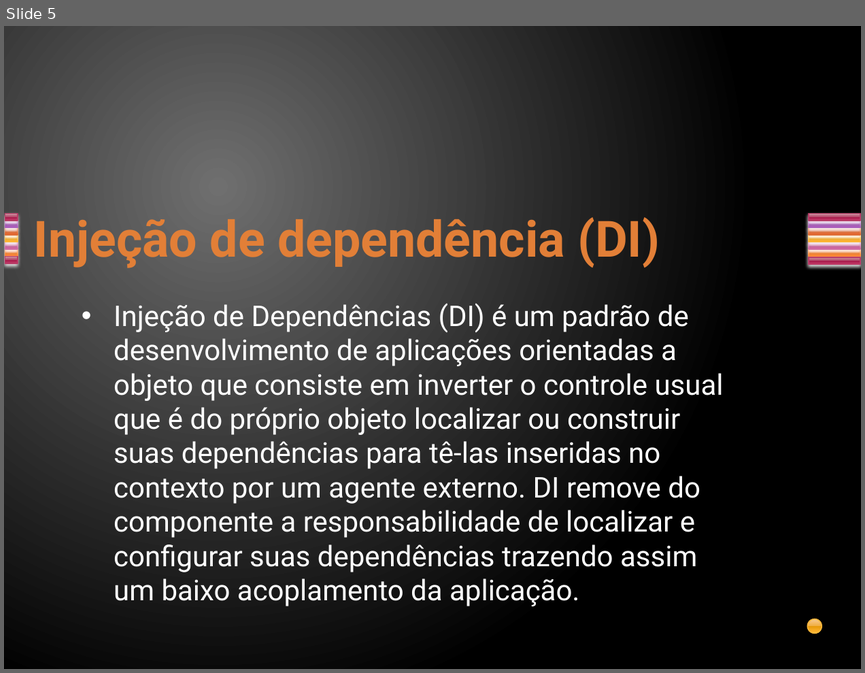
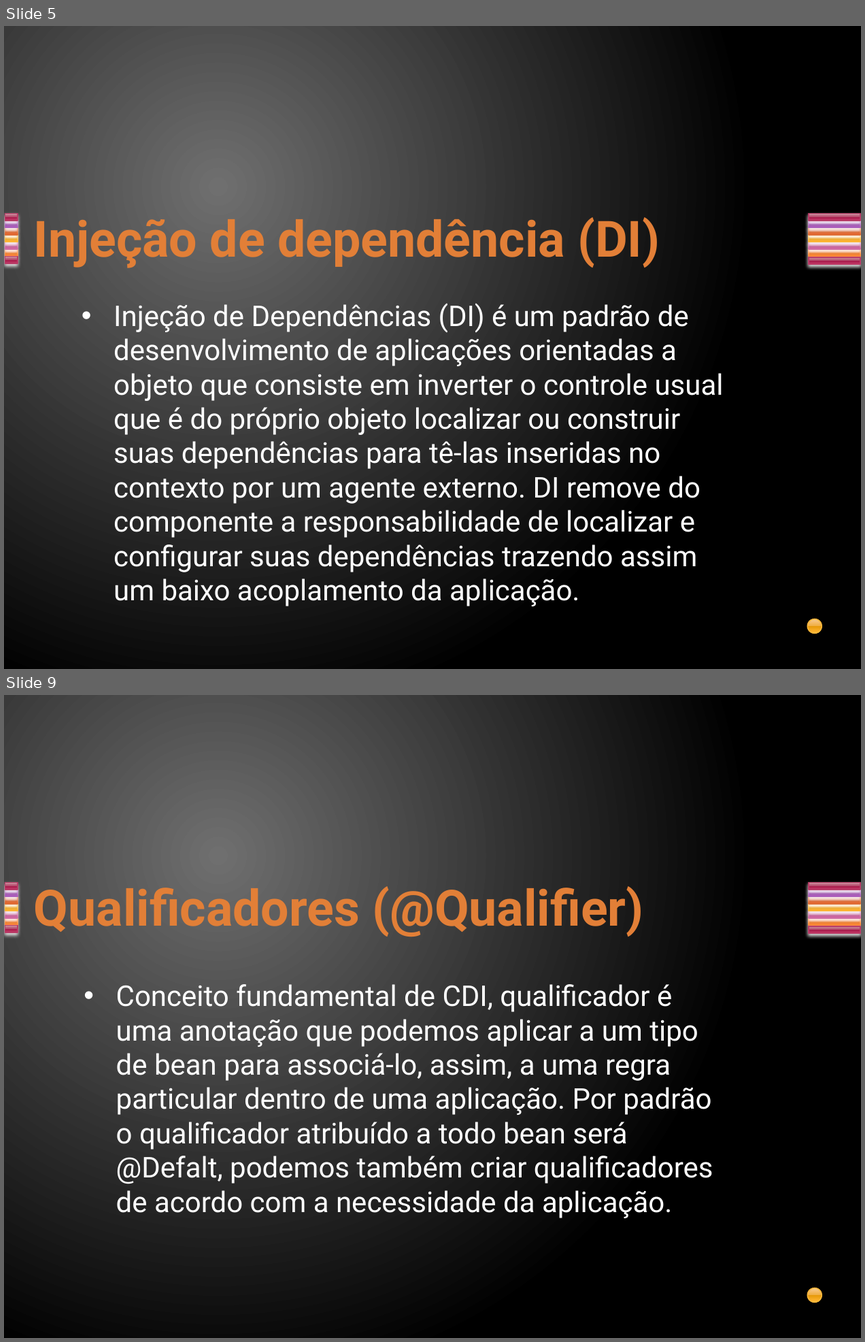
Before and after one commit to davirj9/javaAvancado, a slide deck: AulasAvancado/src/main/resources/br/com/3- CDI/CDI.pptx. Shown one above the other, each under a label of ours: slide 5 before the commit, slides 5 and 9 after it; the slides between them are not shown. The pictures are 865x673 and 865x1342 pixels, drawn with LibreOffice and Linux fonts; fonts in the diff are those of the drawing. Boxes give left, top, right and bottom in pixels: in the first picture for what was removed or moved away, otherwise in the second. Text is boxed around its words. In the diff, an @@ line names an element or a change of style, - is before the commit and + after.

```diff
--- a/AulasAvancado/src/main/resources/br/com/3- CDI/CDI.pptx
+++ b/AulasAvancado/src/main/resources/br/com/3- CDI/CDI.pptx
@@ slide 9 added at [4, 695, 861, 1338], background gradient #707070 to #000000; not listed: 15 template elements that a slide beside it also shows @@
@@ title added at [34, 879, 643, 937], 42 pt, text gradient #E38037 to #FA8D3D, bold @@
+Qualificadores (@Qualifier)
@@ text added at [116, 984, 713, 1218], 24 pt, text #FFFFFF @@
+• Conceito fundamental de CDI, qualificador é uma anotação que podemos aplicar a um tipo de bean para associá-lo, assim, a uma regra particular dentro de uma aplicação. Por padrão o qualificador atribuído a todo bean será @Defalt, podemos também criar qualificadores de acordo com a necessidade da aplicação.
```
Also in this commit, not shown: 1 slide changed, 3 other slides added, 16 slides removed.
